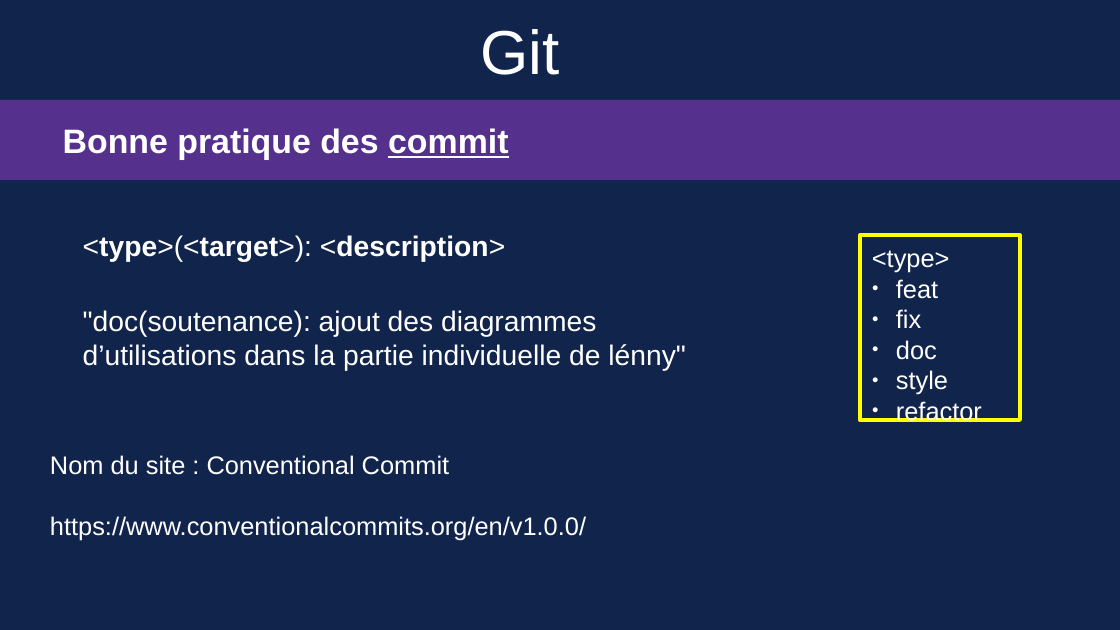
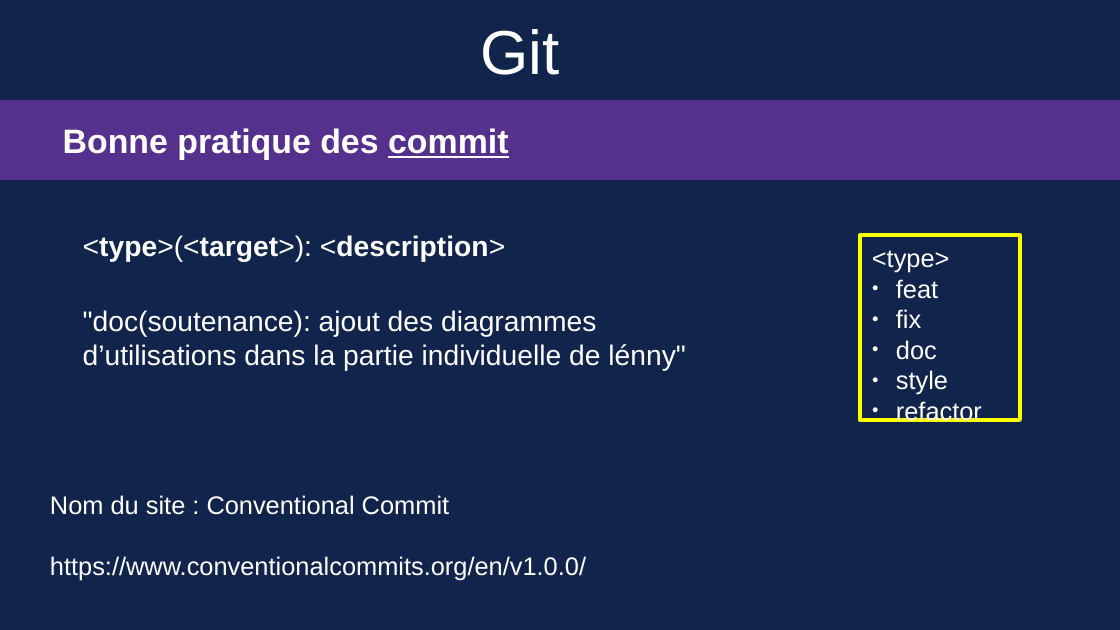
Before and after one commit to Sauvage89/guide_git, a slide deck: slide 9 of guide_git.odp. Drawn at 1120x630 pixels with LibreOffice and Linux fonts; fonts in the diff are those of the drawing. Boxes give left, top, right and bottom in pixels: in the first picture for what was removed or moved away, otherwise in the second. Text is boxed around its words. In the diff, an @@ line names an element or a change of style, - is before the commit and + after.

```diff
--- a/guide_git.odp
+++ b/guide_git.odp
@@ text "Nom du site : Conventional ...": place and size @@
-text "Nom du site : Conventional ..." at [50,455,586,541]
+text "Nom du site : Conventional ..." at [50,495,586,581]
```
Also in this commit, not shown: 19 other slides changed, 5 slides added, 1 slide removed, 1 other file.
